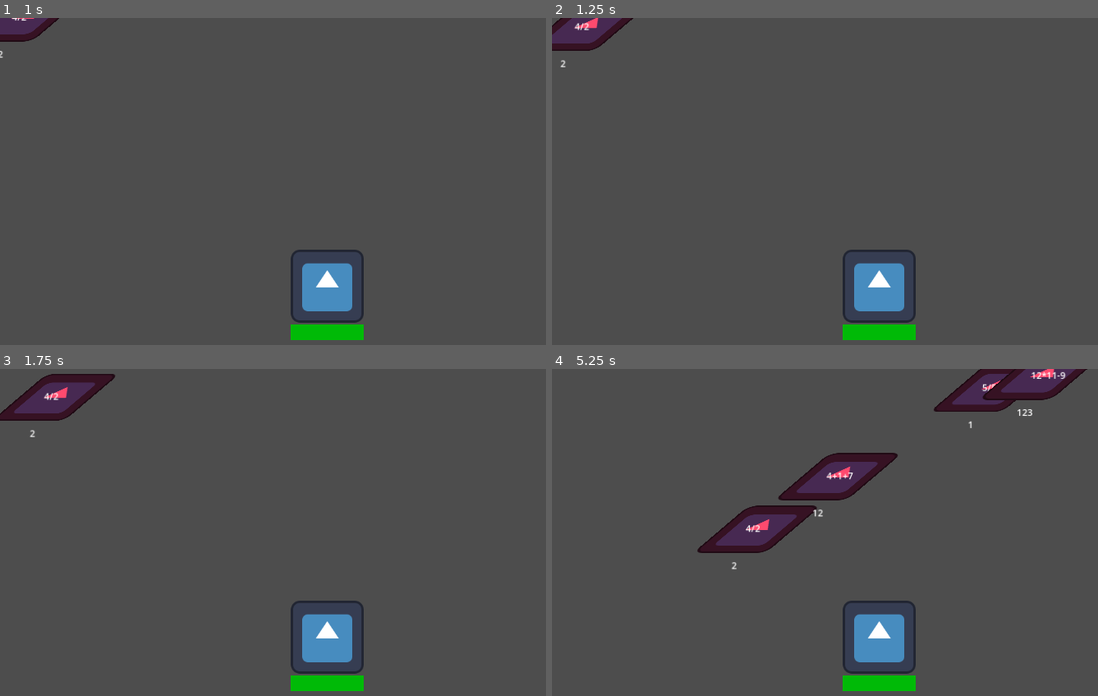
Above: before the commit, frames 1-4 (two rows, left to right).
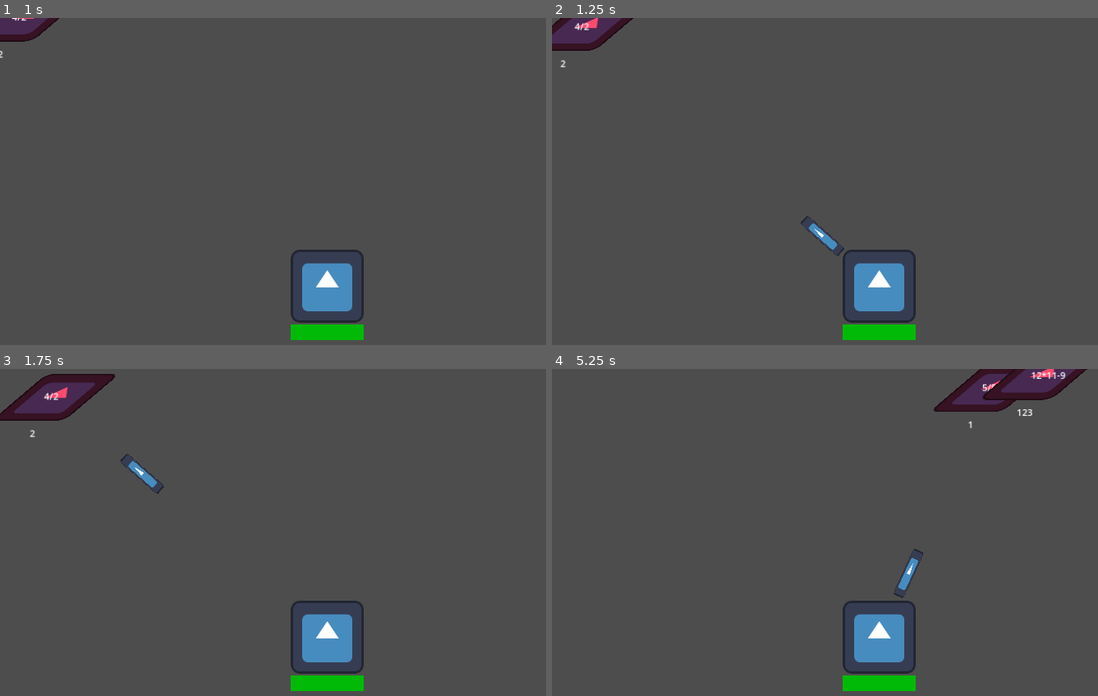
Above: after the commit, the same moments.

Repository: StefanoGavatta/MatematicaLanParty
Game: Godot game, scene res://world/world.tscn
The game is run twice, just before and just after one commit, with the same random seed, the same clock (stepped at 60 frames per second) and the same inputs. The engine's default icon, where the game draws it, is replaced by a stand-in: a white triangle on a blue panel in a dark square.
Inputs:
- Up to frame 1 (1 s): tap Enter at 0.5 s
- Up to frame 2 (1.25 s): no input
- Up to frame 3 (1.75 s): no input
- Up to frame 4 (5.25 s): no input

Frame 1 is identical in both runs. In frame 2, 0.2% of the frame differs, in the area x 45-54%, y 60-73%; in frame 3, 0.2%; in frame 4, 4.1%, in the area x 26-68%, y 25-71%.

Commit message:
inserita IA per simulare 2 player

Diff:
--- /dev/null
+++ b/CPU/ai.gd
@@ -0,0 +1,24 @@
+extends Node
+
+@export var enable: bool = false
+@export var FireRate: float = 2
+
+@onready var timer: Timer = $Timer
+
+
+@onready var input: LineEdit = $"../Input/Input"
+
+@onready var cavalieri: Node = $"../GeneratoreDiCavalieri/Cavalieri"
+
+func _ready() -> void:
+	if enable:
+		timer.wait_time = FireRate
+		timer.timeout.connect(_on_timer_timeout)
+
+
+func _on_timer_timeout() -> void:
+	fire()
+
+func fire():
+	if cavalieri.get_child_count() > 0:
+		input.text = str(cavalieri.get_child(0).risultato)
--- /dev/null
+++ b/CPU/ai.tscn
@@ -0,0 +1,9 @@
+[gd_scene load_steps=2 format=3 uid="uid://c022srp45gink"]
+
+[ext_resource type="Script" path="res://CPU/ai.gd" id="1_xbmyl"]
+
+[node name="AI" type="Node"]
+script = ExtResource("1_xbmyl")
+
+[node name="Timer" type="Timer" parent="."]
+autostart = true
--- a/Cavalieri/distruggi_cavalieri.gd
+++ b/Cavalieri/distruggi_cavalieri.gd
@@ -4,11 +4,8 @@
 const colpo = preload("res://Objects/colpo.tscn")
 
 @onready var cavalieri: Node = $"../GeneratoreDiCavalieri/Cavalieri"
-@onready var input: LineEdit = $"../Control/Input"
-@onready var testo_vis: Label = $"../Control/TestoVis"
-
-
-
+@onready var input: LineEdit = $"../Input/Input"
+@onready var testo_vis: Label = $"../Input/SkinInput"
 
 func _process(delta: float) -> void:
 	var cavalieriPresenti = cavalieri.get_children()
@@ -16,9 +13,7 @@
 		if input.text == str(cavalieriPresenti[i].risultato) && !cavalieriPresenti[i].indovinato:
 			cavalieriPresenti[i].indovinato = true
 			instanziaProiettile(cavalieriPresenti[i])
-			$"../Control".resetInput()
-
-
+			$"../Input".resetInput()
 
 func instanziaProiettile(nemico: CharacterBody2D):
 		var colpoINST = colpo.instantiate()
--- a/bersaglio/bersaglio.gd
+++ b/bersaglio/bersaglio.gd
@@ -9,11 +9,9 @@
 	vita -= danno
 	progress_bar.value = vita
 
-
 func Esplodi():
 	if vita <= 0:
 		pass
-
 
 func _on_body_entered(body: Node2D) -> void:
 	prendiDanno(body.danno)
--- a/world/world.tscn
+++ b/world/world.tscn
@@ -1,10 +1,11 @@
-[gd_scene load_steps=9 format=3 uid="uid://c875bsn04juyi"]
+[gd_scene load_steps=10 format=3 uid="uid://c875bsn04juyi"]
 
 [ext_resource type="Texture2D" uid="uid://d2slv17teqw3j" path="res://icon.svg" id="1_hsjjf"]
 [ext_resource type="PackedScene" uid="uid://dq4drko6yx7oy" path="res://bersaglio/bersaglio.tscn" id="2_mj5e8"]
 [ext_resource type="PackedScene" uid="uid://cajlkyphyie1g" path="res://Cavalieri/generatore_di_cavalieri.tscn" id="4_gn8x3"]
 [ext_resource type="Script" path="res://Cavalieri/distruggi_cavalieri.gd" id="4_w7p5m"]
 [ext_resource type="Script" path="res://UI_GD/control.gd" id="5_cbnxs"]
+[ext_resource type="PackedScene" uid="uid://c022srp45gink" path="res://CPU/ai.tscn" id="6_6kvby"]
 
 [sub_resource type="StyleBoxFlat" id="StyleBoxFlat_snpet"]
 bg_color = Color(0.6, 0.6, 0.6, 0)
@@ -34,7 +35,7 @@
 [node name="DistruggiCavalieri" type="Node" parent="."]
 script = ExtResource("4_w7p5m")
 
-[node name="Control" type="Control" parent="."]
+[node name="Input" type="Control" parent="."]
 layout_mode = 3
 anchors_preset = 0
 offset_right = 1150.0
@@ -42,7 +43,7 @@
 script = ExtResource("5_cbnxs")
 metadata/_edit_lock_ = true
 
-[node name="Input" type="LineEdit" parent="Control"]
+[node name="Input" type="LineEdit" parent="Input"]
 visible = false
 layout_mode = 1
 anchors_preset = 7
@@ -65,7 +66,7 @@
 flat = true
 caret_blink = true
 
-[node name="SkinInput" type="Label" parent="Control"]
+[node name="SkinInput" type="Label" parent="Input"]
 layout_mode = 0
 offset_left = 497.0
 offset_top = 586.0
@@ -73,3 +74,6 @@
 offset_bottom = 617.0
 text = "Input"
 horizontal_alignment = 1
+
+[node name="AI" parent="." instance=ExtResource("6_6kvby")]
+enable = true
